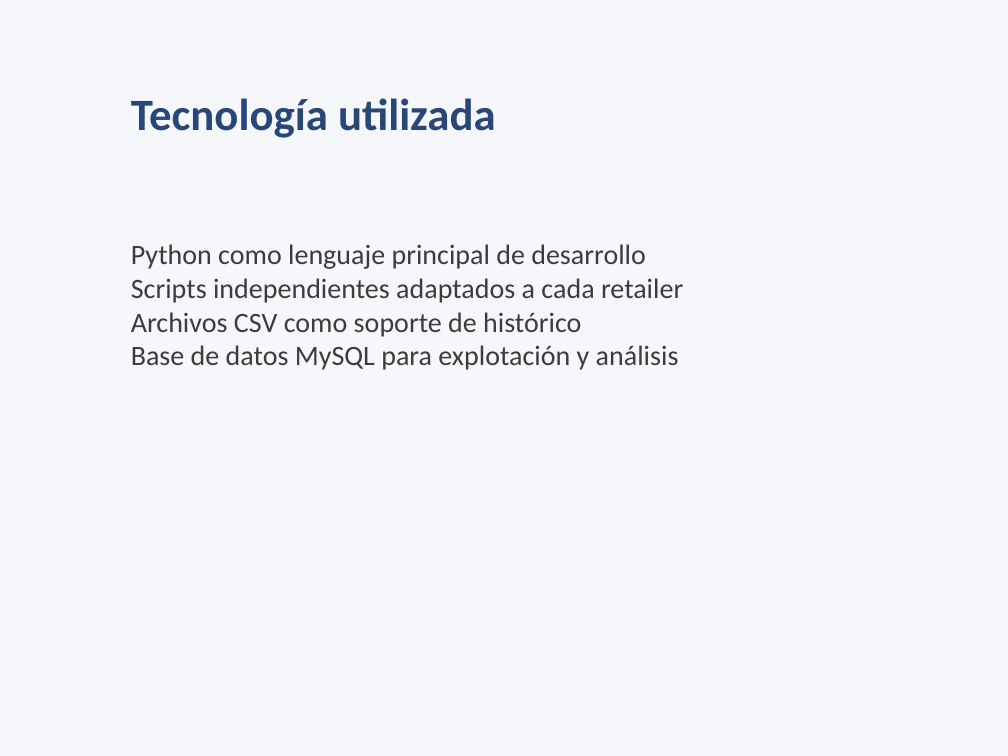
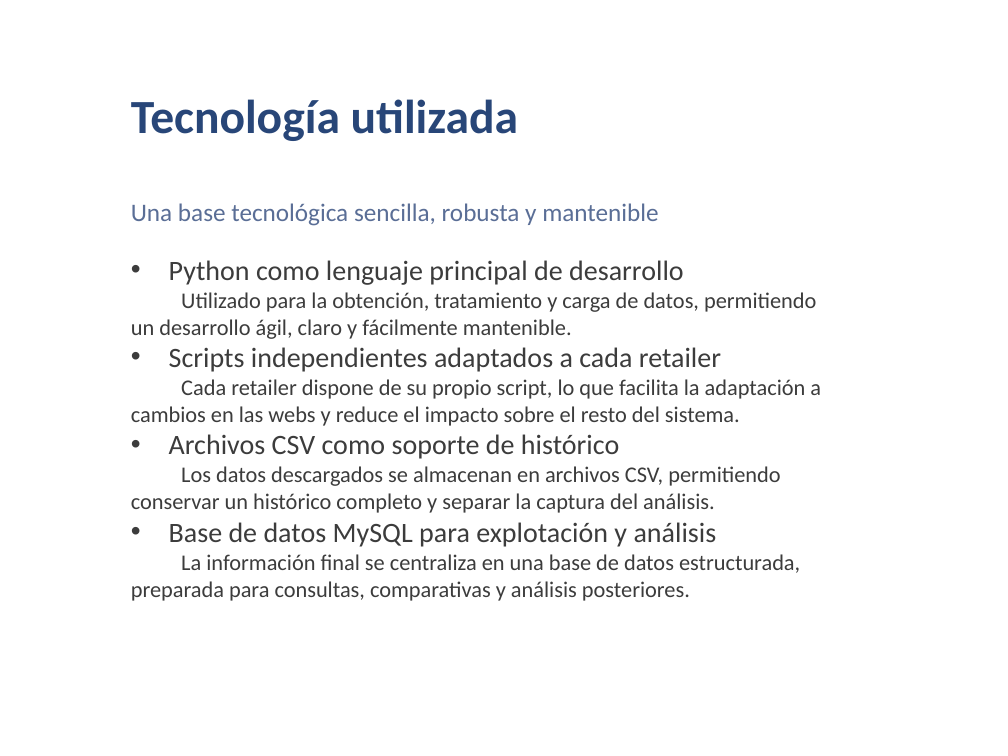
Before and after one commit to egarde-git/proyecto-curso, a slide deck: slide 7 of PresentacionProyecto.pptx. Drawn at 1008x756 pixels with LibreOffice and Linux fonts; fonts in the diff are those of the drawing. Boxes give left, top, right and bottom in pixels: in the first picture for what was removed or moved away, otherwise in the second. Text is boxed around its words. In the diff, an @@ line names an element or a change of style, - is before the commit and + after.

```diff
--- a/PresentacionProyecto.pptx
+++ b/PresentacionProyecto.pptx
@@ background #F5F7FA to #FFFFFF @@
@@ text "Tecnología utilizada" at <box>131,99,518,141</box>: size 32 to 34 pt @@
@@ text added at <box>131,203,658,226</box>, 18 pt, text #5A6E96 @@
+Una base tecnológica sencilla, robusta y mantenible
@@ text "Python como lenguaje principal de ...": place and size @@
-text "Python como lenguaje principal de ..." at <box>131,244,683,370</box>
+text "Python como lenguaje principal de ..." at <box>131,260,821,601</box>
@@ text at <box>169,260,721,547</box>: bullet none to • @@
@@ text at <box>131,292,816,339</box>: paragraph added @@
+Utilizado para la obtención, tratamiento y carga de datos, permitiendo un desarrollo ágil, claro y fácilmente mantenible.
@@ text at <box>131,379,821,426</box>: paragraph added @@
+Cada retailer dispone de su propio script, lo que facilita la adaptación a cambios en las webs y reduce el impacto sobre el resto del sistema.
@@ text at <box>131,466,780,513</box>: paragraph added @@
+Los datos descargados se almacenan en archivos CSV, permitiendo conservar un histórico completo y separar la captura del análisis.
@@ text at <box>131,554,800,601</box>: paragraph added @@
+La información final se centraliza en una base de datos estructurada, preparada para consultas, comparativas y análisis posteriores.
```
Also in this commit, not shown: 8 other slides changed.
